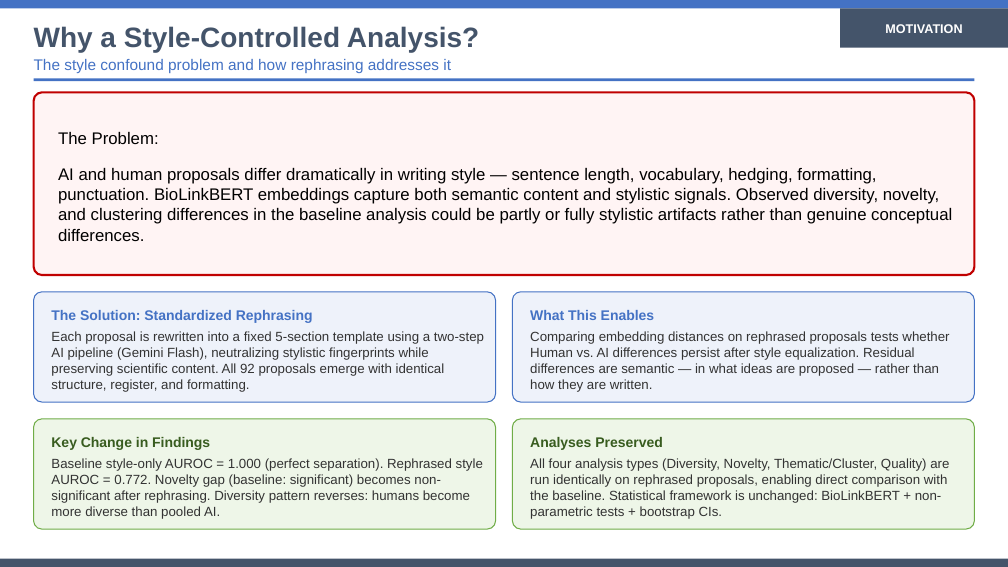
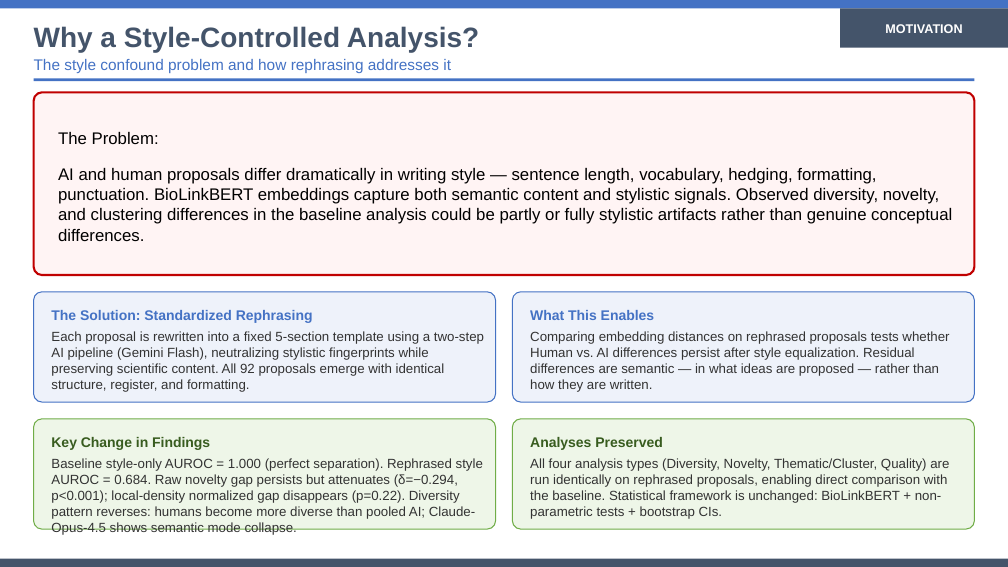
Before and after one commit to eveyhuang/human-AI-proposal, a slide deck: slide 2 of results/slides/style_controlled_comparison_presentation.pptx. Drawn at 1008x567 pixels with LibreOffice and Linux fonts; fonts in the diff are those of the drawing. Boxes give left, top, right and bottom in pixels: in the first picture for what was removed or moved away, otherwise in the second. Text is boxed around its words. In the diff, an @@ line names an element or a change of style, - is before the commit and + after.

```diff
--- a/results/slides/style_controlled_comparison_presentation.pptx
+++ b/results/slides/style_controlled_comparison_presentation.pptx
@@ text at (x1=51, y1=458, x2=483, y2=535): text changed @@
-Baseline style-only AUROC = 1.000 (perfect separation). Rephrased style AUROC = 0.772. Novelty gap (baseline: significant) becomes non-significant after rephrasing. Diversity pattern reverses: humans become more diverse than pooled AI.
+Baseline style-only AUROC = 1.000 (perfect separation). Rephrased style AUROC = 0.684. Raw novelty gap persists but attenuates (δ=−0.294, p<0.001); local-density normalized gap disappears (p=0.22). Diversity pattern reverses: humans become more diverse than pooled AI; Claude-Opus-4.5 shows semantic mode collapse.
```
Also in this commit, not shown: 16 other slides changed, 2 other files.
